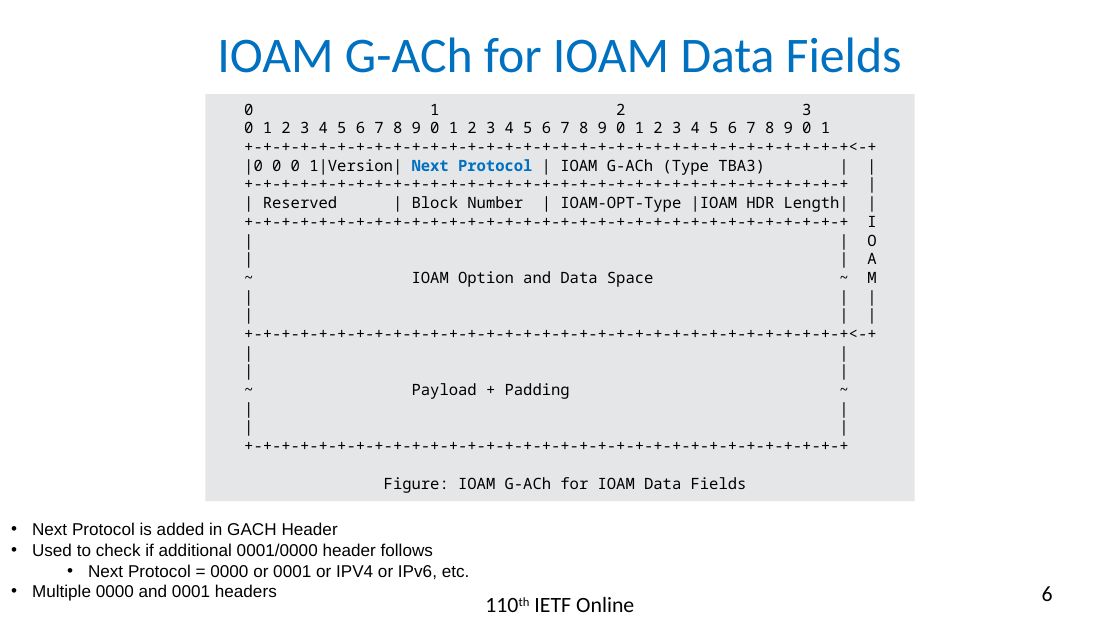
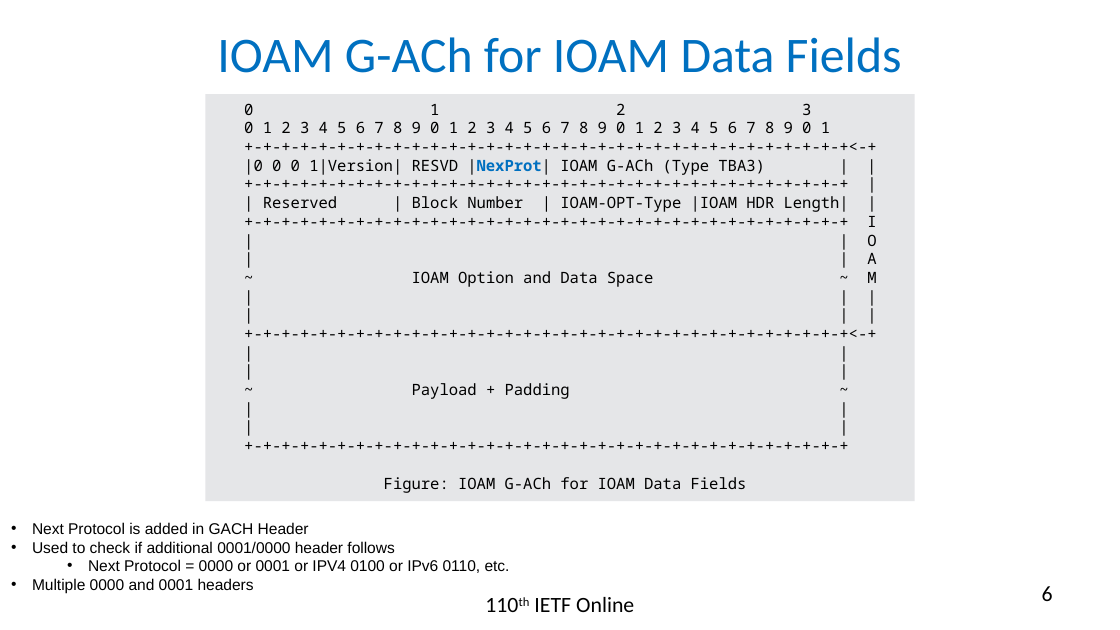
Before and after one commit to rakgandhi/ietf-slides, a slide deck: slide 6 of draft-gandhi-mpls-ioam-sr-06.pptx. Drawn at 1120x630 pixels with LibreOffice and Linux fonts; fonts in the diff are those of the drawing. Boxes give left, top, right and bottom in pixels: in the first picture for what was removed or moved away, otherwise in the second. Text is boxed around its words. In the diff, an @@ line names an element or a change of style, - is before the commit and + after.

```diff
--- a/draft-gandhi-mpls-ioam-sr-06.pptx
+++ b/draft-gandhi-mpls-ioam-sr-06.pptx
@@ text in rectangle at (244, 159, 765, 175): text changed @@
-|0 0 0 1|Version| Next Protocol | IOAM G-ACh (Type TBA3) | |
+|0 0 0 1|Version| RESVD |NexProt| IOAM G-ACh (Type TBA3) | |
@@ text at (32, 522, 394, 593): size 11 to 10 pt in "Next Protocol is added in GACH Header", "Used to check if additional 0001/0000 header ...", "Multiple 0000 and 0001 headers" @@
@@ text at (88, 559, 510, 573): text changed; size 11 to 10 pt @@
-  • Next Protocol = 0000 or 0001 or IPV4 or IPv6, etc.
+  • Next Protocol = 0000 or 0001 or IPV4 0100 or IPv6 0110, etc.
```
Also in this commit, not shown: 6 other slides changed, 1 other file.
